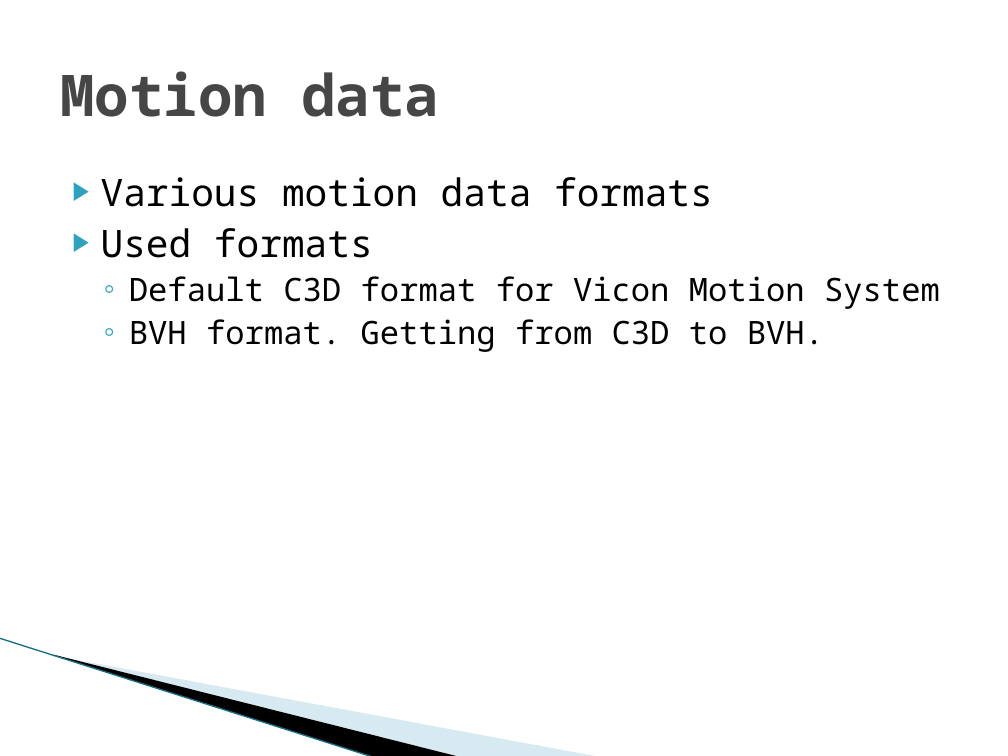
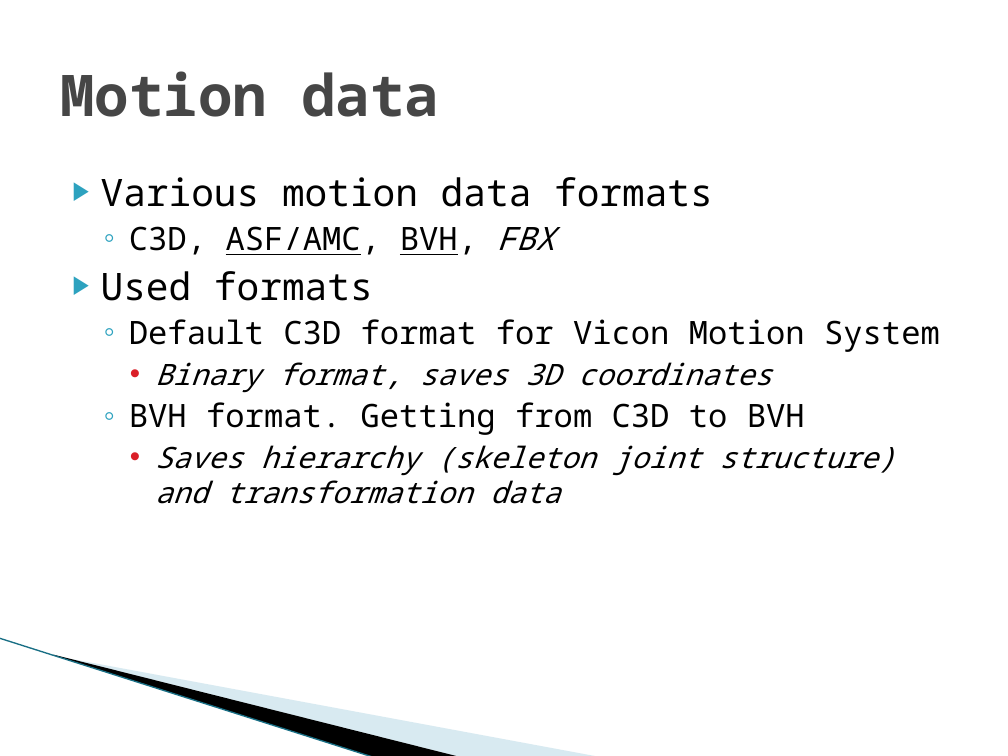
Before and after one commit to hobama/cvg01, a slide deck: slide 7 of docs/Presentation/Presentation.pptx (slide 6 before the commit). Drawn at 1008x756 pixels with LibreOffice and Linux fonts; fonts in the diff are those of the drawing; background and template pictures are left out. Boxes give left, top, right and bottom in pixels: in the first picture for what was removed or moved away, otherwise in the second. Text is boxed around its words. In the diff, an @@ line names an element or a change of style, - is before the commit and + after.

```diff
--- a/docs/Presentation/Presentation.pptx
+++ b/docs/Presentation/Presentation.pptx
@@ text at (129,226,555,255): paragraph added @@
+  ◦ C3D, ASF/AMC, BVH, FBX
@@ text at (129,362,895,504): text changed; size 23 to 21 pt; italic on @@
-  ◦ BVH format. Getting from C3D to BVH.
+    • Binary format, saves 3D coordinates
+  ◦ BVH format. Getting from C3D to BVH
+    • Saves hierarchy (skeleton joint structure) and transformation data
```
Also in this commit, not shown: 5 other slides changed, 4 slides added.
